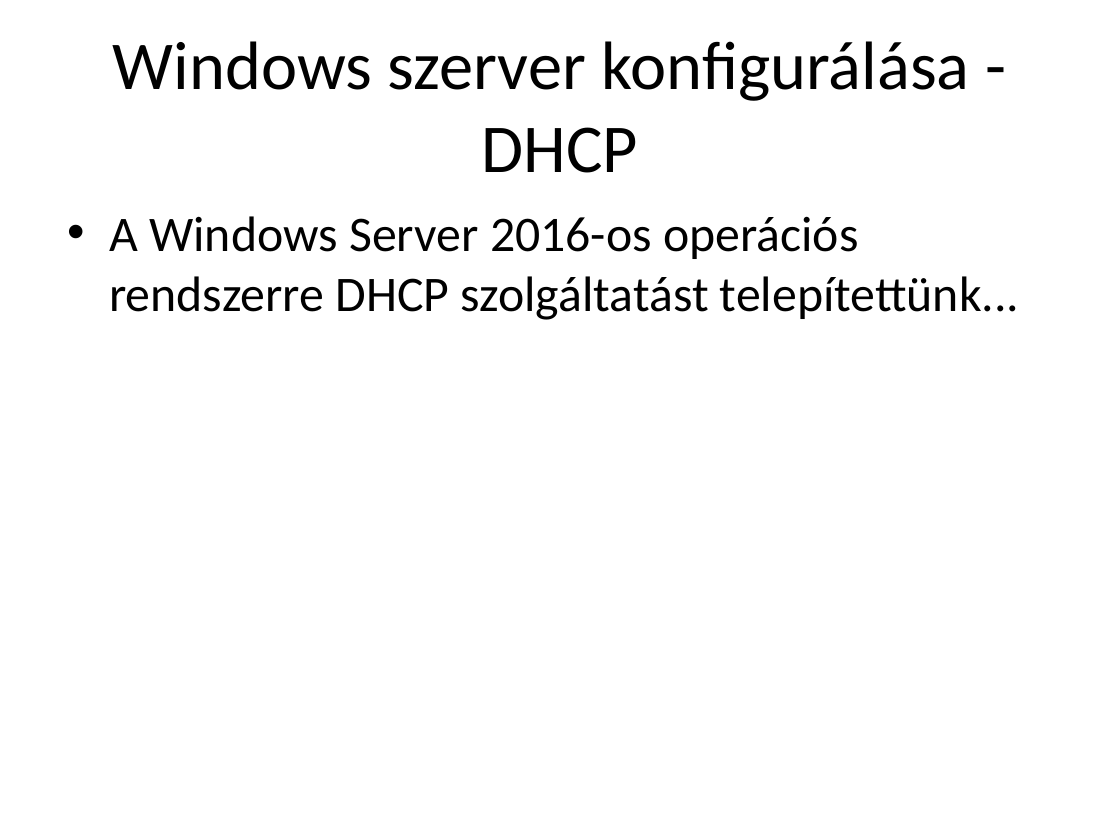
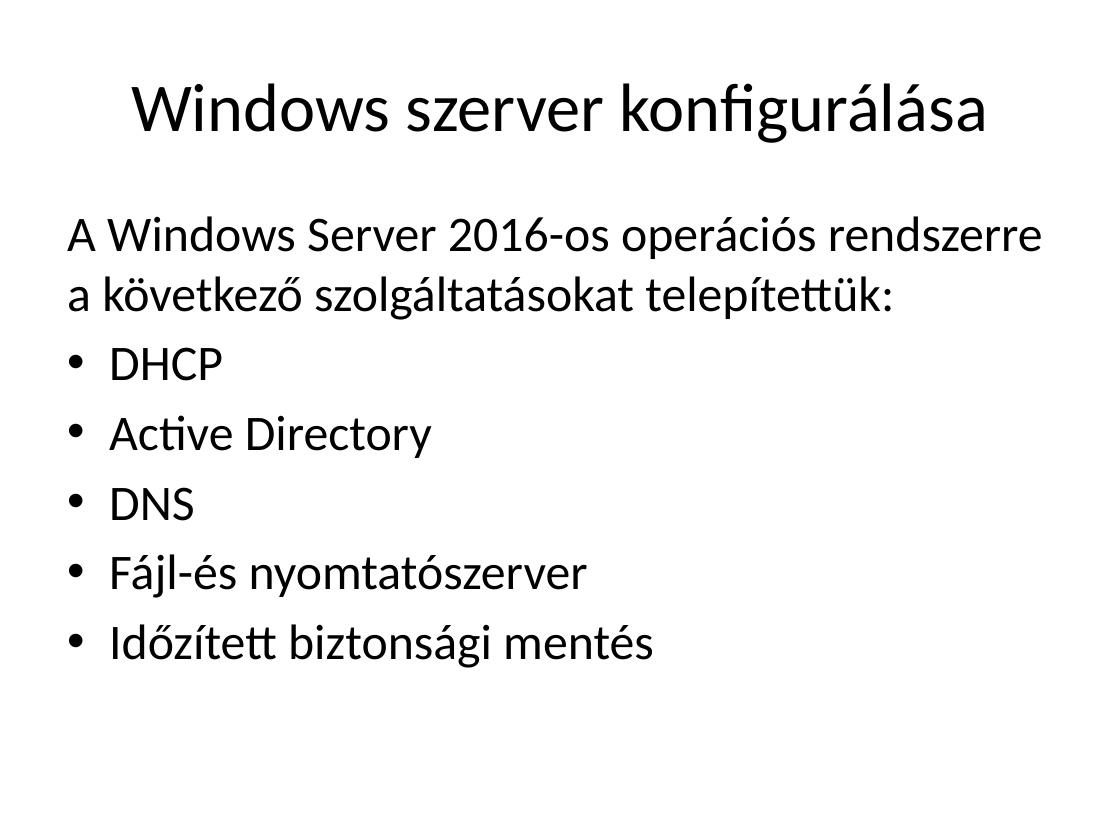
Before and after one commit to LocskaG/Uzemelteto_vizsgaremek_2024, a slide deck: slide 14 of BEMUTATÓ/Halozattervezesi_vizsgaremek_ppt.pptx (slide 13 before the commit). Drawn at 1120x840 pixels with LibreOffice and Linux fonts; fonts in the diff are those of the drawing. Boxes give left, top, right and bottom in pixels: in the first picture for what was removed or moved away, otherwise in the second. Text is boxed around its words. In the diff, an @@ line names an element or a change of style, - is before the commit and + after.

```diff
--- a/BEMUTATÓ/Halozattervezesi_vizsgaremek_ppt.pptx
+++ b/BEMUTATÓ/Halozattervezesi_vizsgaremek_ppt.pptx
@@ title at (131, 83, 988, 143): text changed @@
-Windows szerver konfigurálása - DHCP
+Windows szerver konfigurálása
@@ text at (67, 216, 1043, 668): text changed @@
-• A Windows Server 2016-os operációs rendszerre DHCP szolgáltatást telepítettünk...
+A Windows Server 2016-os operációs rendszerre a következő szolgáltatásokat telepítettük:
+• DHCP
+• Active Directory
+• DNS
+• Fájl-és nyomtatószerver
+• Időzített biztonsági mentés
```
Also in this commit, not shown: 12 other slides changed, 2 slides added, 5 slides removed.
